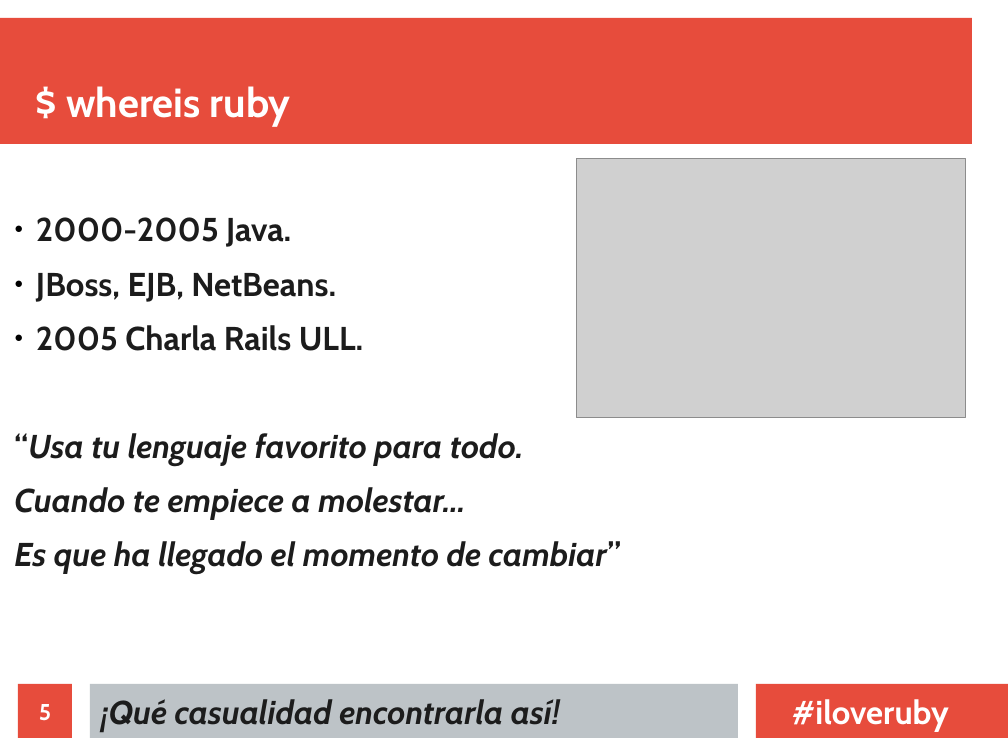
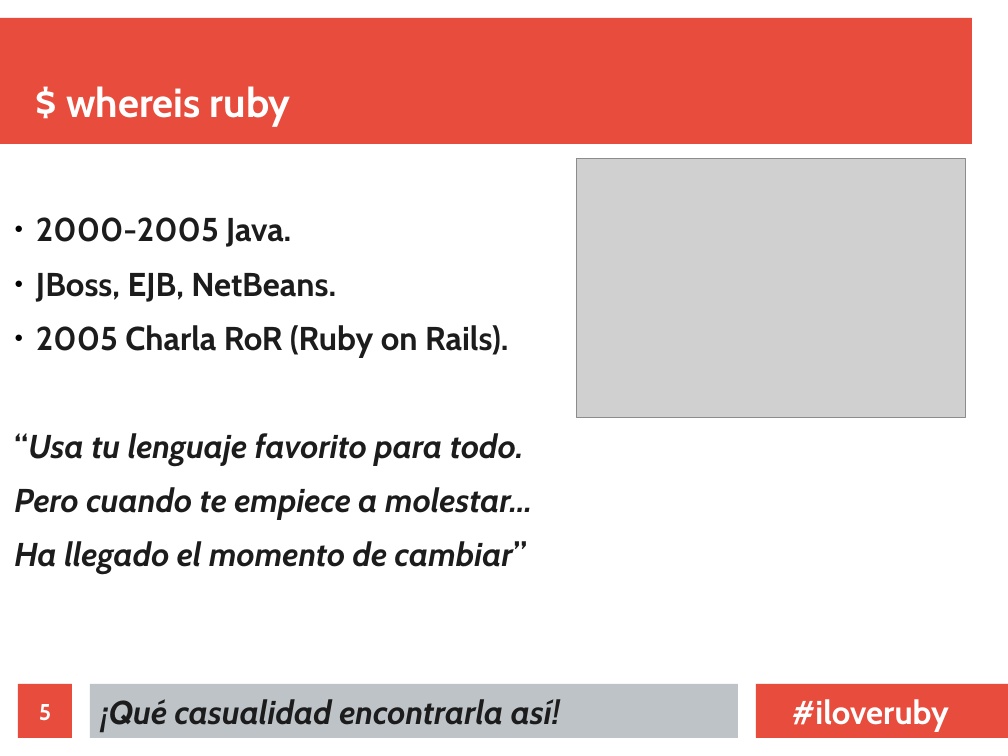
Before and after one commit to dvarrui/libro-de-actividades, a slide deck: slide 5 of explicaciones/charlas/ruby/presentacion-ruby-charla.odp. Drawn at 1008x756 pixels with LibreOffice and Linux fonts; fonts in the diff are those of the drawing; grey boxes stand for pictures. Boxes give left, top, right and bottom in pixels: in the first picture for what was removed or moved away, otherwise in the second. Text is boxed around its words. In the diff, an @@ line names an element or a change of style, - is before the commit and + after.

```diff
--- a/explicaciones/charlas/ruby/presentacion-ruby-charla.odp
+++ b/explicaciones/charlas/ruby/presentacion-ruby-charla.odp
@@ text at box(36, 325, 509, 357): text changed @@
-● 2005 Charla Rails ULL.
+● 2005 Charla RoR (Ruby on Rails).
@@ text at box(14, 487, 532, 574): text changed @@
-Cuando te empiece a molestar…
-Es que ha llegado el momento de cambiar”
+Pero cuando te empiece a molestar…
+Ha llegado el momento de cambiar”
```
Also in this commit, not shown: 2 other slides changed, 2 other files.
